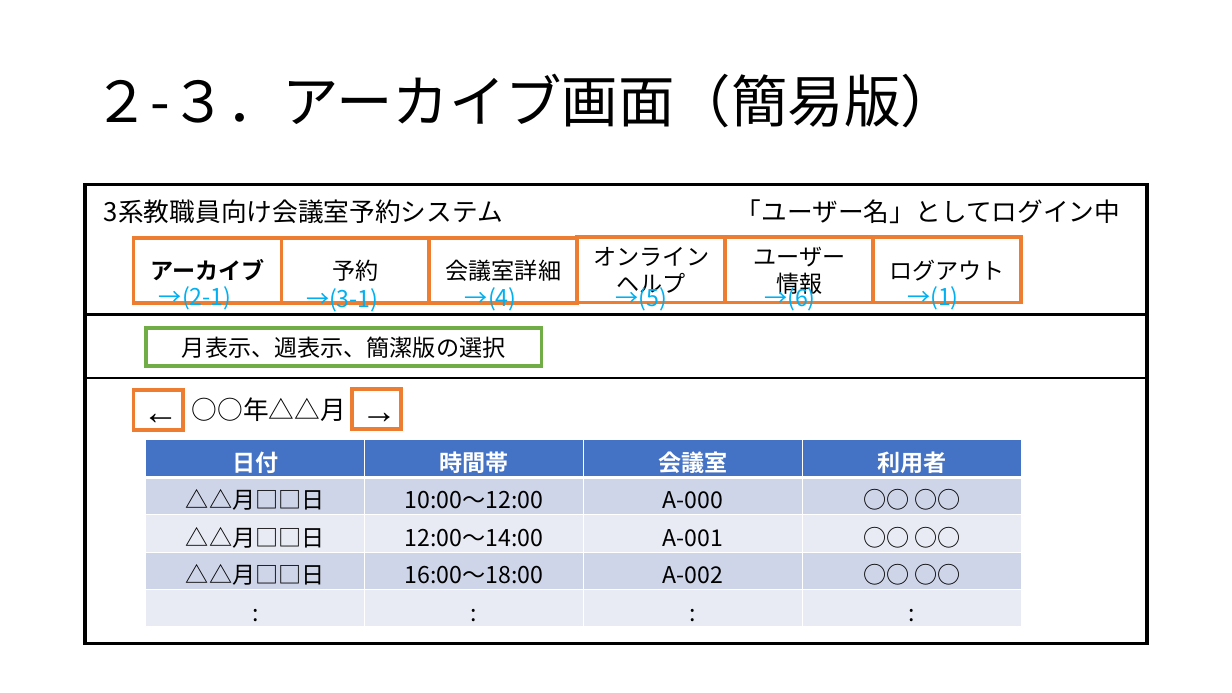
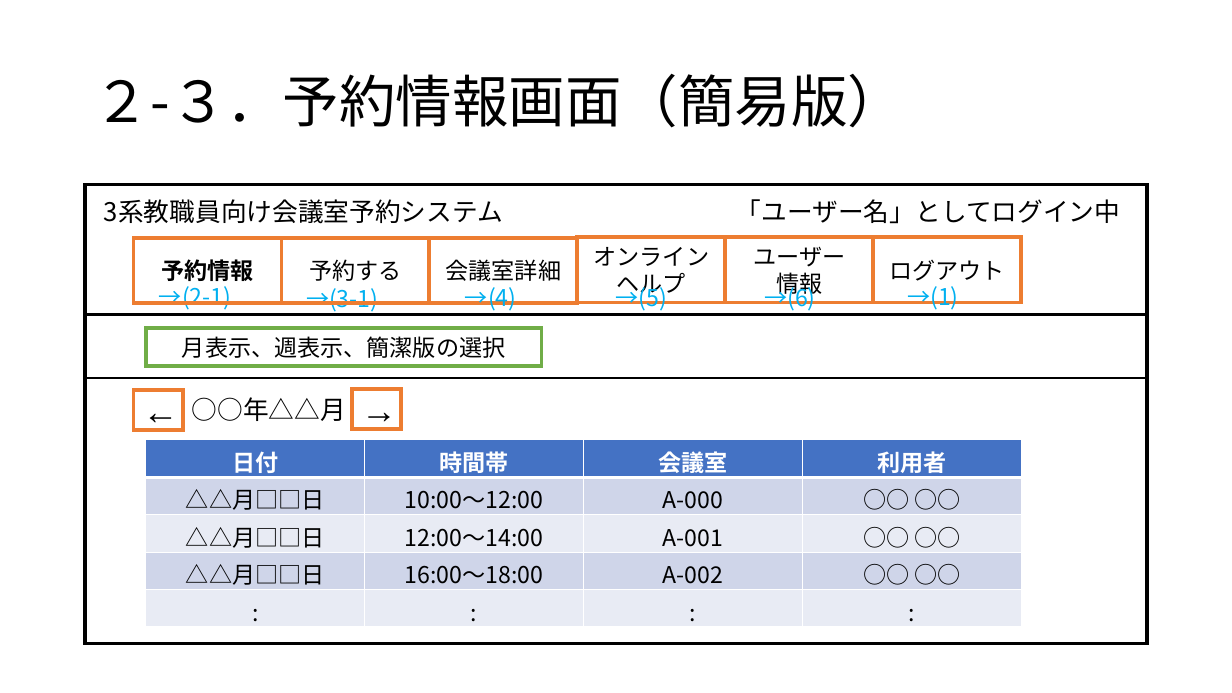
Before and after one commit to T1-2022/yoyaku, a slide deck: slide 4 of Design.pptx. Drawn at 1232x693 pixels with LibreOffice and Linux fonts; fonts in the diff are those of the drawing. Boxes give left, top, right and bottom in pixels: in the first picture for what was removed or moved away, otherwise in the second. Text is boxed around its words. In the diff, an @@ line names an element or a change of style, - is before the commit and + after.

Commit message:
画面名称の変更

```diff
--- a/Design.pptx
+++ b/Design.pptx
@@ title at bbox=[94, 74, 904, 128]: text changed @@
-２-３．アーカイブ画面（簡易版）
+２-３．予約情報画面（簡易版）
@@ text in rectangle at bbox=[161, 259, 253, 281]: text changed @@
-アーカイブ
+予約情報
@@ text in rectangle at bbox=[309, 259, 401, 281]: text changed @@
-予約
+予約する
```
Also in this commit, not shown: 8 other slides changed.
